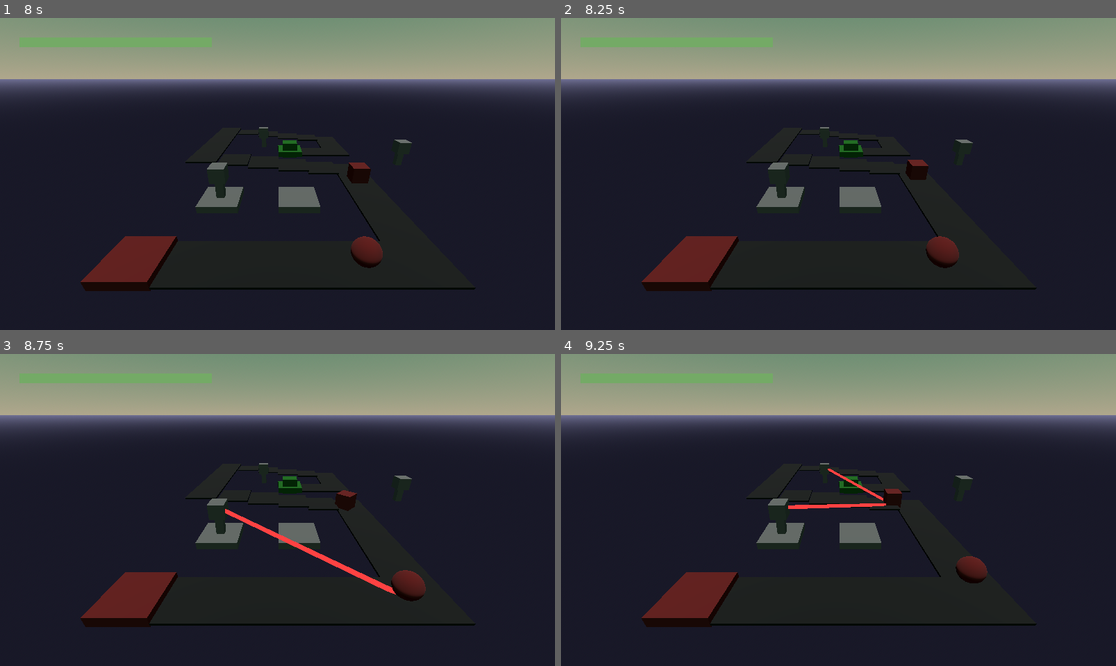
Above: before the commit, frames 1-4 (two rows, left to right).
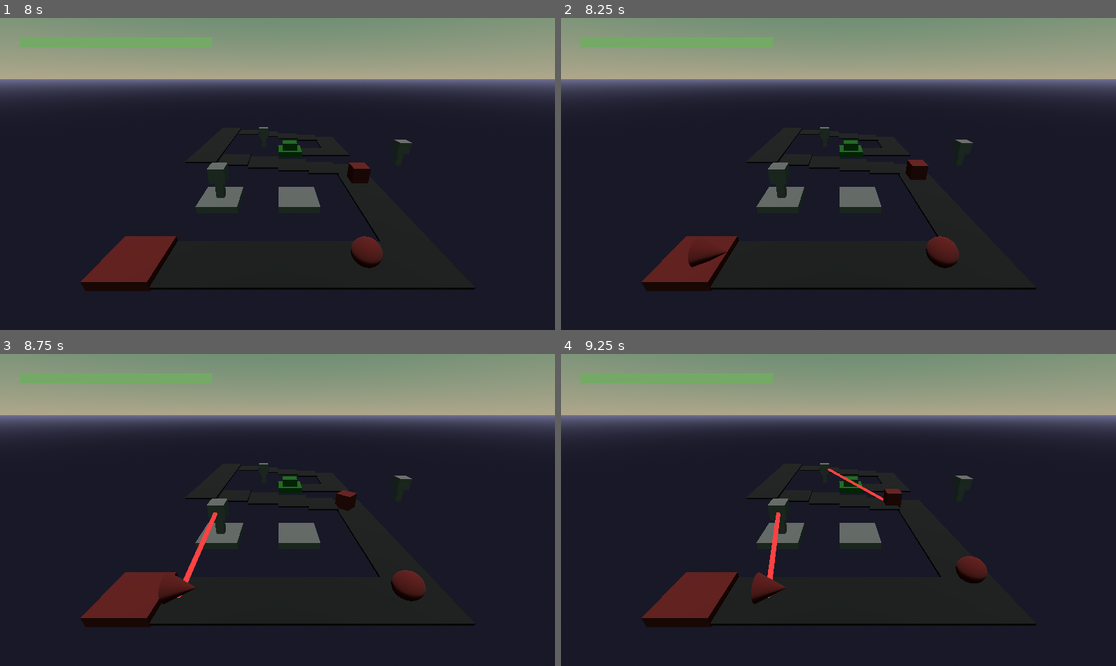
Above: after the commit, the same moments.

Repository: gpergrossi/ludum-dare-59
Game: Godot game, scene res://Scenes/main.tscn
Same seed, same stepped clock (60 frames per second), same inputs: the game is played once before the commit and once after it.
Inputs:
- Up to frame 1 (8 s): no input
- Up to frame 2 (8.25 s): no input
- Up to frame 3 (8.75 s): no input
- Up to frame 4 (9.25 s): no input

Frame 1 is identical in both runs. In frame 2, 0.2% of the frame differs, in the area x 22-31%, y 74-80%; in frame 3, 1.0%, in the area x 28-72%, y 49-81%; in frame 4, 0.7%.

Commit message:
Adding more enemy spawns to song 1

Diff:
--- a/Code/Pianola/Song1/song1.gd
+++ b/Code/Pianola/Song1/song1.gd
@@ -106,7 +106,7 @@
 		s7, s7, s10, null, null, null, null, null,
 		null, null, s4s, null, s5, null, s6, null,
 	], 4.0);
-	addPatternSpawns(song, PARTS.spawn1, 0, 20, [
+	addPatternSpawns(song, PARTS.spawn1, 0, 120, [
 		spawnBox, spawnBall, spawnCone, spawnNone,
 	], 0.125);
 	return song;
